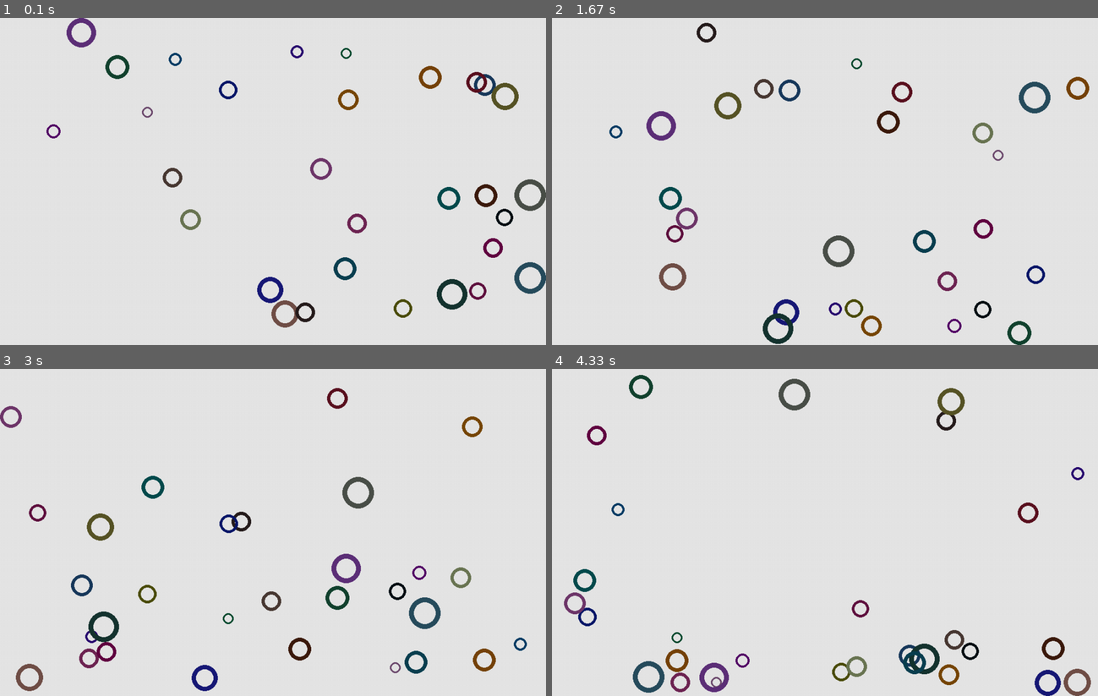
Above: before the commit, frames 1-4 (two rows, left to right).
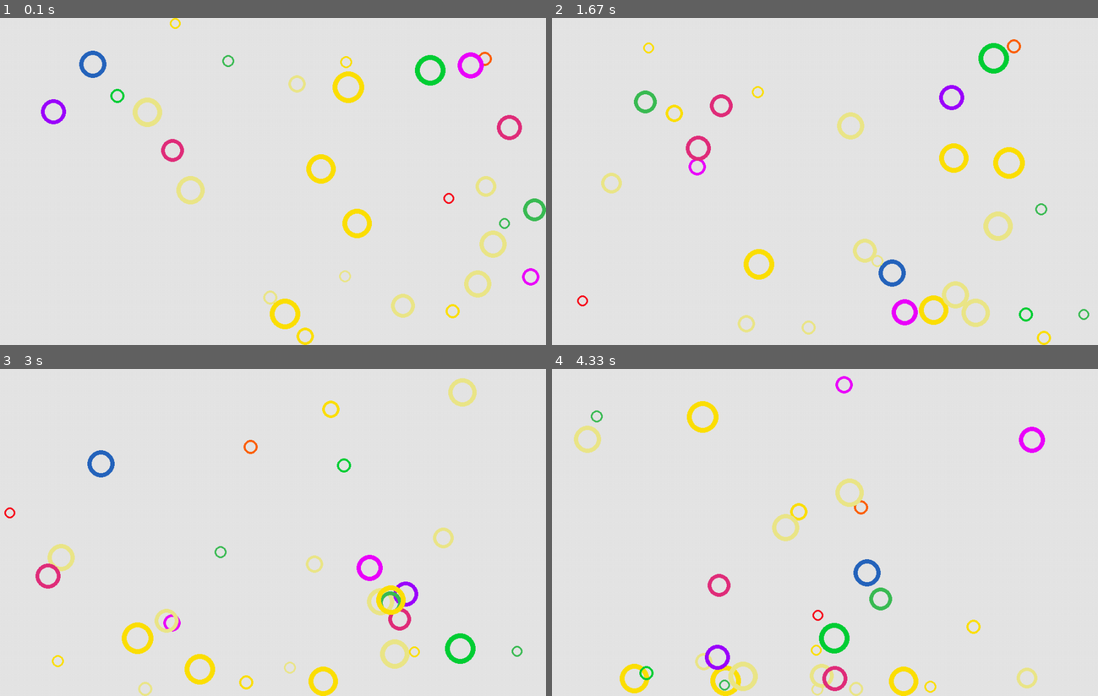
Above: after the commit, the same moments.

Repository: LePhilippeDucTai/physics_ball
Game: pygame game, started from main.py
Two runs of this game, one before a commit and one after it. Both use one fixed random seed, a clock stepped at 60 frames per second and the inputs below.
Inputs:
- Up to frame 1 (0.1 s): no input
- Up to frame 2 (1.67 s): no input
- Up to frame 3 (3 s): no input
- Up to frame 4 (4.33 s): no input

The runs differ from the first frame. In frame 1, 7.0% of the frame differs, in the area x 7-100%, y 0-100%; in frame 2, 7.5%, in the area x 4-99%, y 1-100%; in frame 3, 7.2%; in frame 4, 7.2%.

Commit message:
Added colors.

Diff:
--- a/ball.py
+++ b/ball.py
@@ -1,6 +1,23 @@
+import random
 from dataclasses import dataclass
+
 import numpy as np
+
 from pygame_screen import RectangleScreen
+
+COLORS = {
+    "red": (249, 13, 27, 1),
+    "orange": (254, 96, 6, 1),
+    "yellow": (253, 224, 5, 1),
+    "phlox": (236, 0, 252, 1),
+    "violet": (157, 0, 254, 1),
+    "malachite": (0, 207, 53, 1),
+    "blue": (38, 101, 189, 1),
+    "green": (59, 188, 84, 1),
+    "cerise": (225, 45, 123),
+    "khaki": (236, 231, 136, 1),
+}
+LS_COLORS = list(COLORS.values())
 
 
 @dataclass
@@ -44,7 +61,7 @@
     acceleration = np.array([0, gravity])
     position = gen.uniform([0, 0], [H, W], size=2)
     velocity = gen.uniform([0, 0], [H, W], size=2)
-    color = gen.integers(low=0, high=125, size=4)
+    color = random.choice(LS_COLORS)
     radius = gen.integers(10, 30)
     bounciness = gen.uniform(0.8, 0.98)
     return Ball(position, velocity, acceleration, radius, color, bounciness)
--- a/main.py
+++ b/main.py
@@ -1,11 +1,13 @@
-import sys, pygame
+import sys
 import time
-from pygame_screen import RectangleScreen, BallRenderer
+
+import pygame
+
 from ball import balls_generator
+from pygame_screen import BallRenderer, RectangleScreen
 
 
 def main():
-
     window = RectangleScreen(600, 1000)
     screen = window.make()
     ball_renderer = BallRenderer(screen)
Not shown, changed: .gitignore
